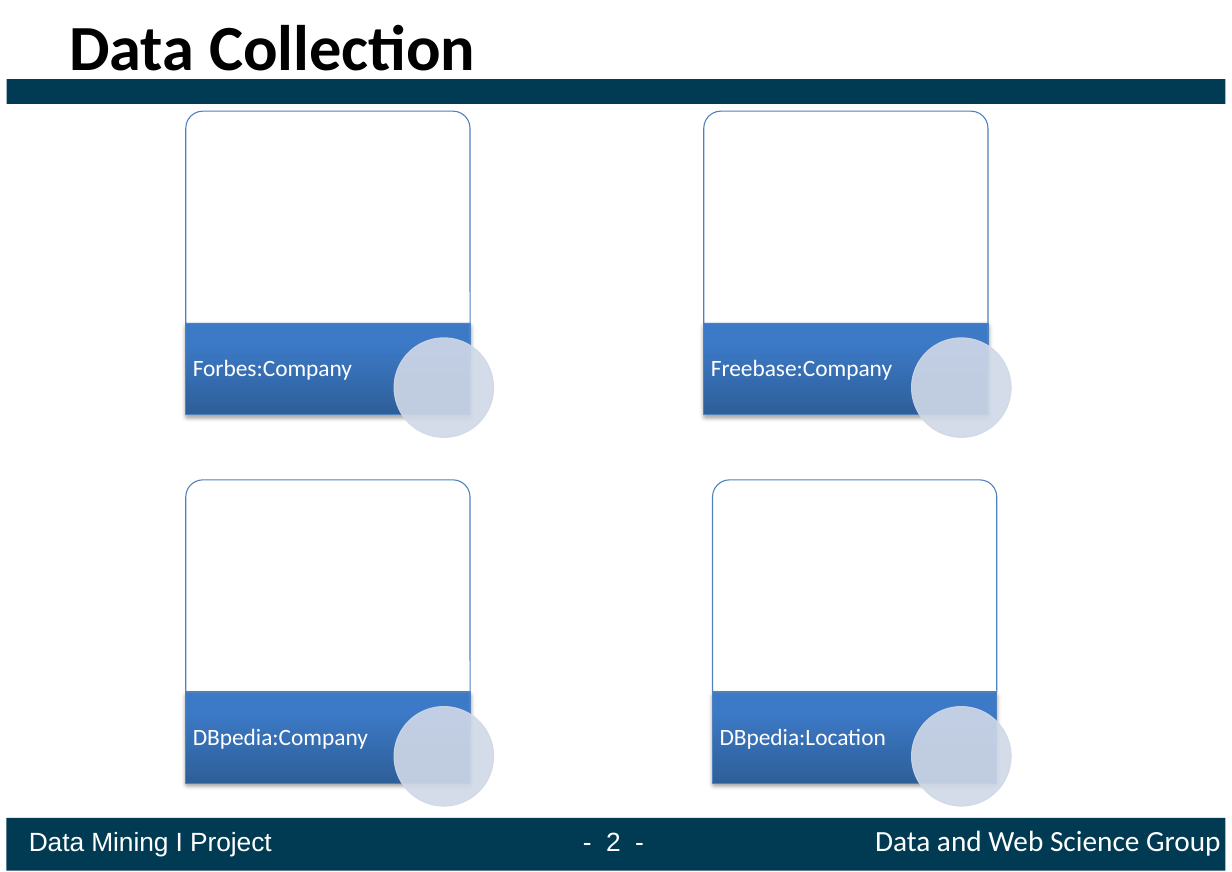
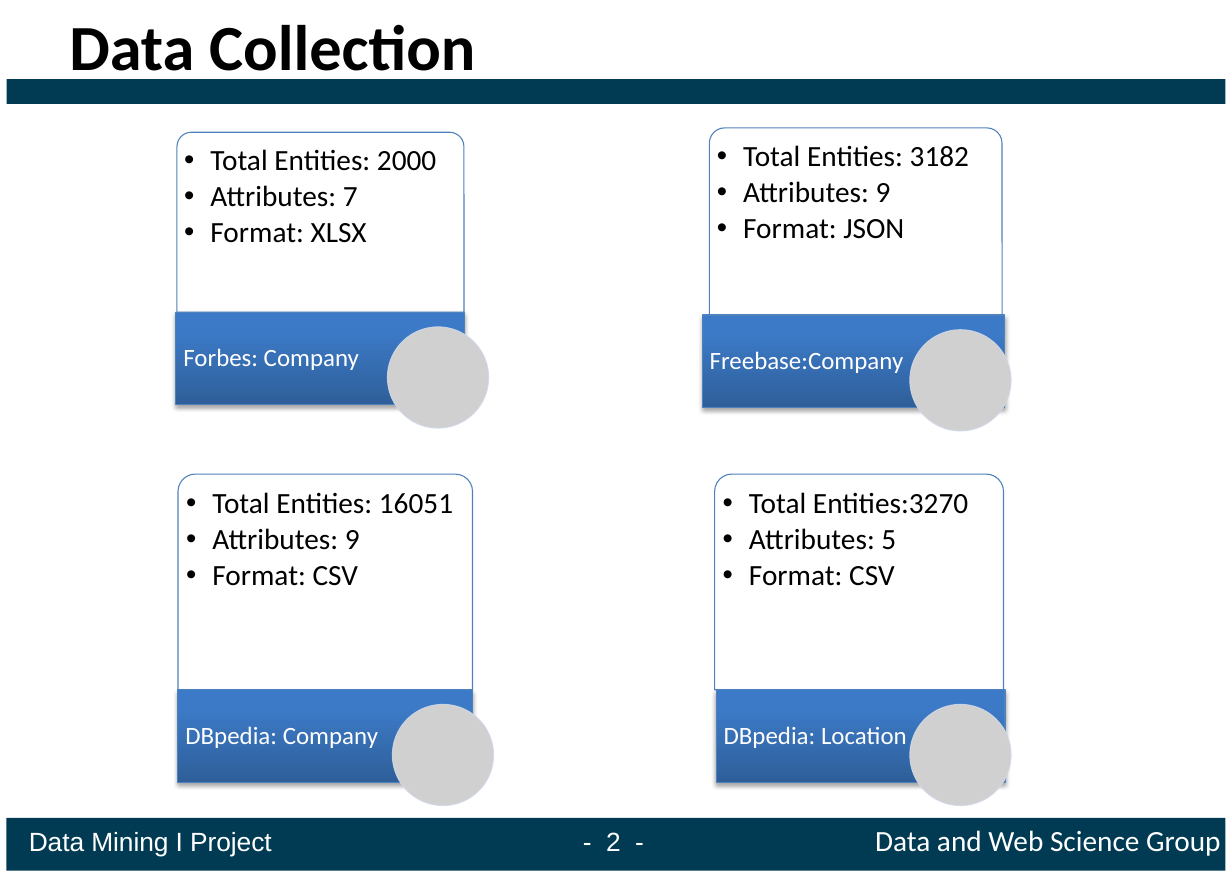
Before and after one commit to ofrendo/WebDataIntegration, a slide deck: slide 4 of presentation/Presentation_template.pptx. Drawn at 1232x872 pixels with LibreOffice and Linux fonts; fonts in the diff are those of the drawing; grey boxes stand for pictures. Boxes give left, top, right and bottom in pixels: in the first picture for what was removed or moved away, otherwise in the second. Text is boxed around its words. In the diff, an @@ line names an element or a change of style, - is before the commit and + after.

Commit message:
update slides

```diff
--- a/presentation/Presentation_template.pptx
+++ b/presentation/Presentation_template.pptx
@@ round same rect: place and size @@
-round same rect at (185,112,470,324)
+round same rect at (177,133,464,313)
@@ round same rect: place and size @@
-round same rect at (704,112,989,324)
+round same rect at (709,128,1002,319)
@@ rectangle: place and size @@
-rectangle at (185,324,470,415)
+rectangle at (176,312,465,405)
@@ text "Freebase:Company": place and size @@
-text "Freebase:Company" at (711,359,892,380)
+text "Freebase:Company" at (710,351,904,373)
@@ text "Freebase:Company" at (710,351,904,373): size 16 to 17 pt @@
@@ rectangle: place and size @@
-rectangle at (704,324,989,415)
+rectangle at (703,315,1005,408)
@@ text at (183,348,359,370): text changed; size 16 to 17 pt @@
-Forbes:Company
+Forbes: Company
@@ round same rect: place and size @@
-round same rect at (185,481,470,692)
+round same rect at (178,474,473,690)
@@ round same rect: place and size @@
-round same rect at (712,481,997,692)
+round same rect at (715,474,1003,690)
@@ rectangle: place and size @@
-rectangle at (185,692,470,784)
+rectangle at (178,690,473,783)
@@ rectangle: place and size @@
-rectangle at (712,692,997,784)
+rectangle at (717,690,1005,783)
@@ group added at (210,145,1012,806): 4 texts, 4 pictures @@
+  •• Total Entities: 2000
+  •• Attributes: 7
+  •• Format: XLSX
+  •• Total Entities: 3182
+  •• Attributes: 9
+  •• Format: JSON
+  •• Total Entities: 16051
+  •• Attributes: 9
+  •• Format: CSV
+  •• Total Entities:3270
+  •• Attributes: 5
+  •• Format: CSV
@@ group removed at (394,338,1011,806): 4 ellipses @@
@@ text at (185,726,378,748): text changed; size 16 to 17 pt @@
-DBpedia:Company
+DBpedia: Company
@@ text at (724,726,907,748): text changed; size 16 to 17 pt @@
-DBpedia:Location
+DBpedia: Location
```
Also in this commit, not shown: 1 slide added.
